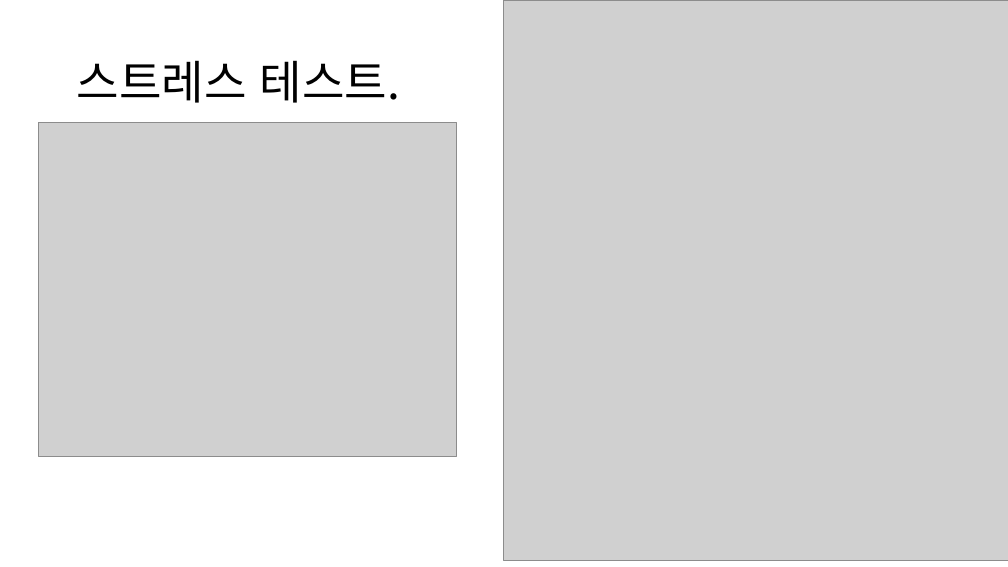
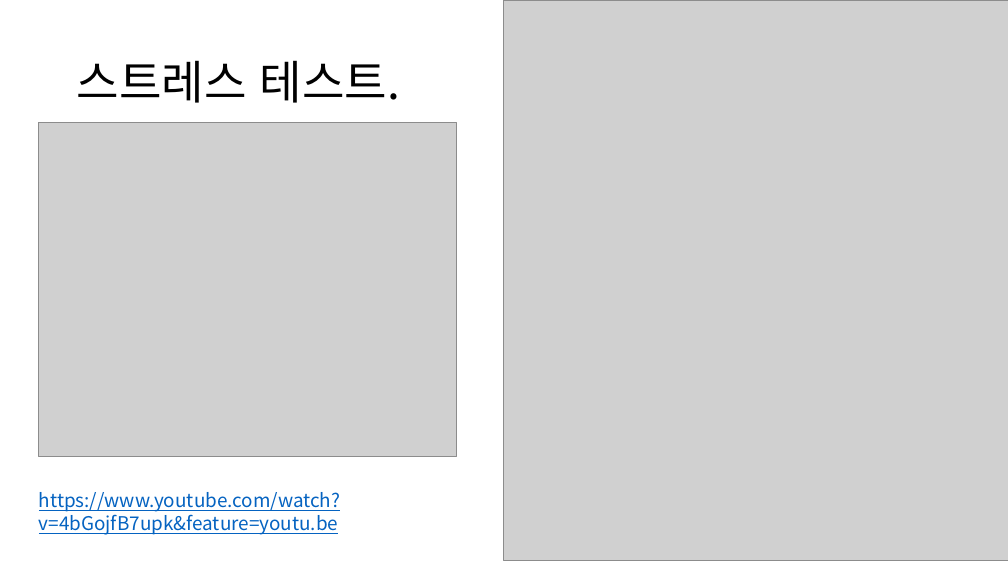
Before and after one commit to charg2/game-server-programing, a slide deck: slide 10 of Termproject/2016184041 게임서버 텀프로젝트 발표.pptx. Drawn at 1008x567 pixels with LibreOffice and Linux fonts; fonts in the diff are those of the drawing; grey boxes stand for pictures. Boxes give left, top, right and bottom in pixels: in the first picture for what was removed or moved away, otherwise in the second. Text is boxed around its words. In the diff, an @@ line names an element or a change of style, - is before the commit and + after.

```diff
--- a/Termproject/2016184041 게임서버 텀프로젝트 발표.pptx
+++ b/Termproject/2016184041 게임서버 텀프로젝트 발표.pptx
@@ text added at (39,492,340,535), 18 pt, text #0563C1, underline @@
+https://www.youtube.com/watch?v=4bGojfB7upk&feature=youtu.be
```
Also in this commit, not shown: 3 other files.
